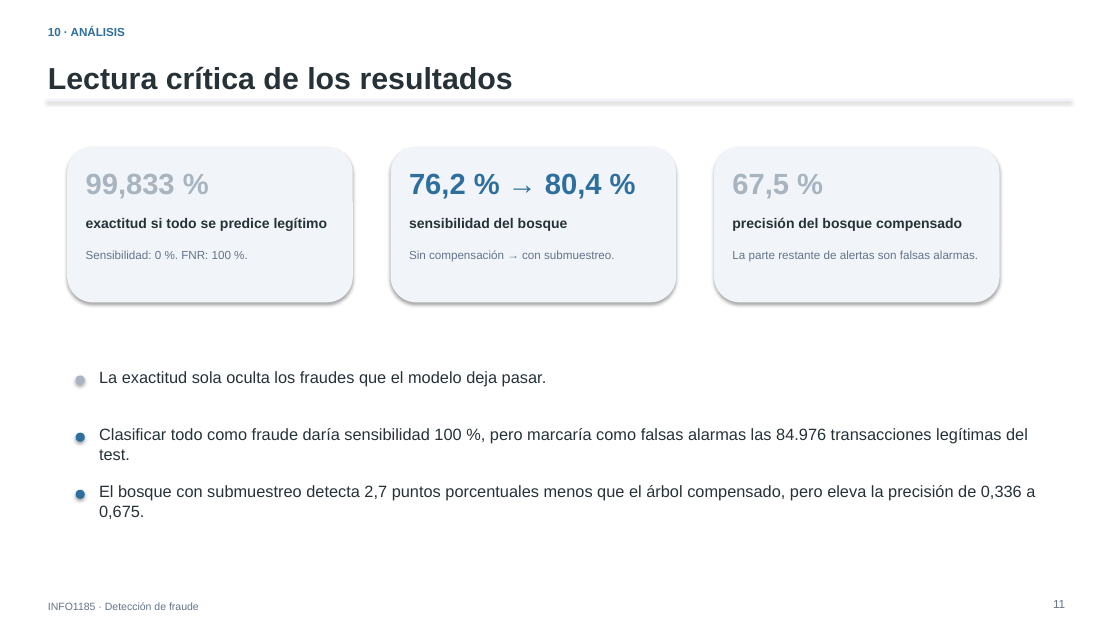
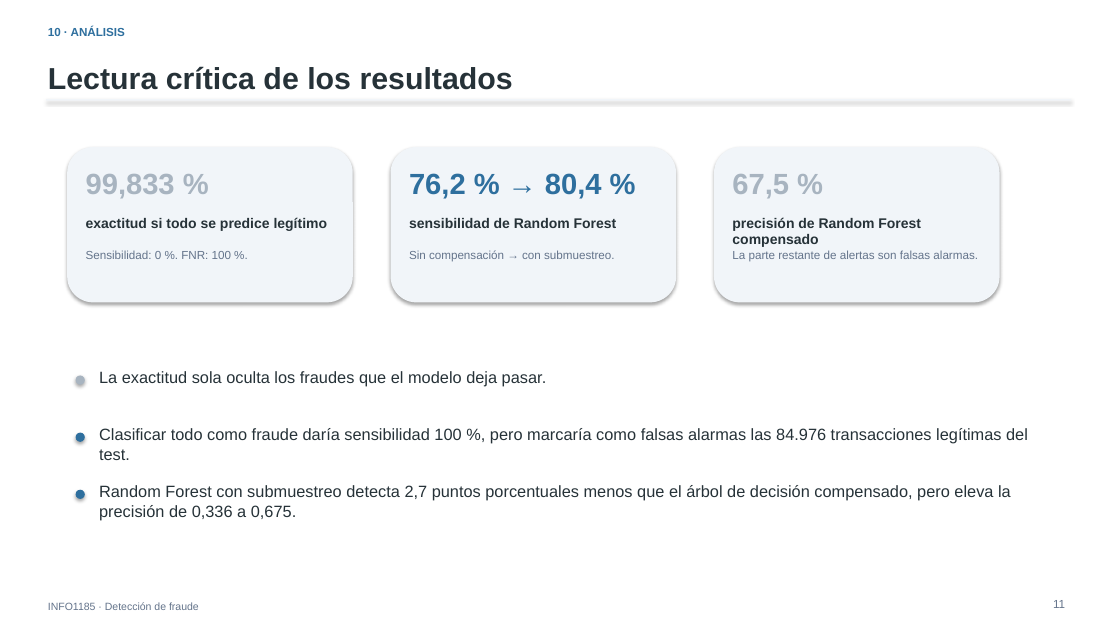
Before and after one commit to FernandoValdes01/Fraudetection, a slide deck: slide 11 of documentacion/contexto/presentaciones_anteriores/defensa_fraude.pptx. Drawn at 1120x630 pixels with LibreOffice and Linux fonts; fonts in the diff are those of the drawing. Boxes give left, top, right and bottom in pixels: in the first picture for what was removed or moved away, otherwise in the second. Text is boxed around its words. In the diff, an @@ line names an element or a change of style, - is before the commit and + after.

```diff
--- a/documentacion/contexto/presentaciones_anteriores/defensa_fraude.pptx
+++ b/documentacion/contexto/presentaciones_anteriores/defensa_fraude.pptx
@@ text at [409, 218, 617, 228]: text changed @@
-sensibilidad del bosque
+sensibilidad de Random Forest
@@ text at [732, 217, 921, 247]: text changed @@
-precisión del bosque compensado
+precisión de Random Forest compensado
@@ text at [99, 485, 1011, 520]: text changed @@
-El bosque con submuestreo detecta 2,7 puntos porcentuales menos que el árbol compensado, pero eleva la precisión de 0,336 a 0,675.
+Random Forest con submuestreo detecta 2,7 puntos porcentuales menos que el árbol de decisión compensado, pero eleva la precisión de 0,336 a 0,675.
```
Also in this commit, not shown: 3 other slides changed, 13 other files.
